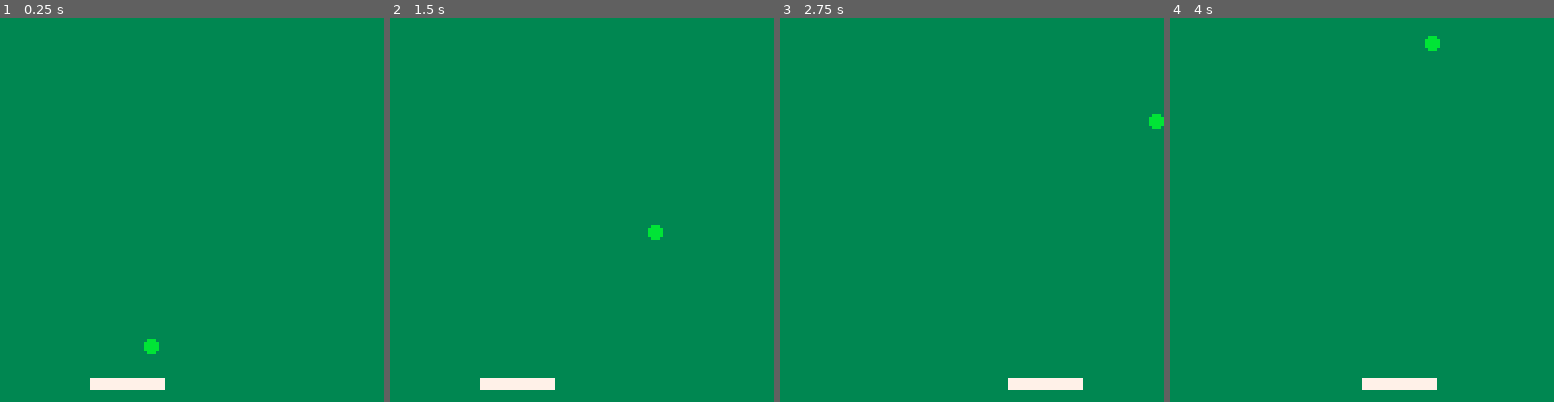
Above: before the commit, frames 1-4 (left to right).
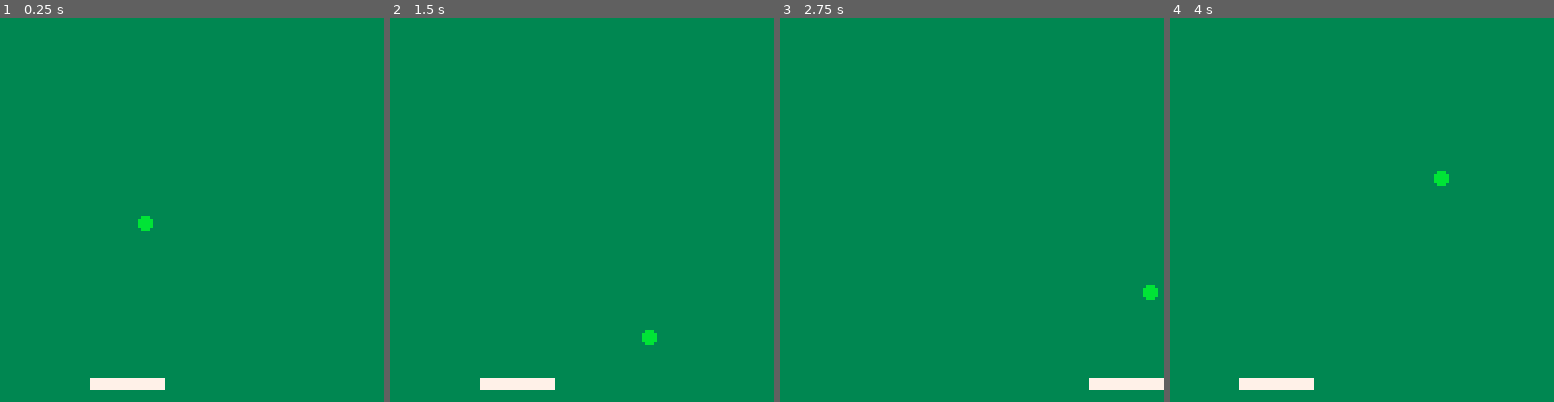
Above: after the commit, the same moments.

Repository: mattmuroya/pico-8
Game: PICO-8 cartridge carts/breakout/breakout.p8
The game is run twice, just before and just after one commit, with the same random seed, the same clock (stepped at 60 frames per second) and the same inputs.
Inputs:
- Up to frame 1 (0.25 s): no input
- Up to frame 2 (1.5 s): no input
- Up to frame 3 (2.75 s): hold Right 1.6-2.1 s; hold Right from 2.47 s (still down)
- Up to frame 4 (4 s): release Right at 3.03 s; hold Left 3.08-3.58 s

The runs differ from the first frame. In frame 1, 0.3% of the frame differs, in the area x 35-42%, y 51-88%; in frame 2, 0.3%; in frame 3, 1.5%, in the area x 59-100%, y 25-97%; in frame 4, 1.5%.

Commit message:
Implement basic collision detection

Diff:
--- /dev/null
+++ b/carts/_scratchpad/breakout_collision.p8
@@ -0,0 +1,79 @@
+pico-8 cartridge // http://www.pico-8.com
+version 41
+__lua__
+
+function _init()
+  cls()
+
+  box = {}
+  box.x = 32
+  box.y = 58
+  box.w = 64
+  box.h = 12
+
+  ball = {}
+  ball.x = 0
+  ball.y = 0
+  ball.dx = -3
+  ball.dy = 2
+end
+
+function _update()
+  if btn(0) then ball.x -= 1 end
+  if btn(1) then ball.x += 1 end
+  if btn(2) then ball.y -= 1 end
+  if btn(3) then ball.y += 1 end
+end
+
+function _draw()
+  cls(3)
+  rect(box.x, box.y, box.x + box.w, box.y + box.h)
+
+  local px, py = ball.x, ball.y
+  for i=1,64 do
+    pset(px, py)
+    px += ball.dx
+    py += ball.dy
+  end
+
+  print(deflect_x(ball, box) and "horizontal" or "vertical")
+  print(debug1)
+end
+
+function deflect_x(ball, box)
+  if ball.dx == 0 then return false end
+  if ball.dy == 0 then return true end
+
+  local slope = ball.dy / ball.dx
+  local dist_to_corner_x, dist_to_corner_y
+
+  if slope > 0 then
+    if ball.dx > 0 then
+      debug1 = "down right"
+      if ball.x >= box.x then return false end
+      dist_to_corner_x = box.x - ball.x
+      dist_to_corner_y = box.y - ball.y
+    else
+    debug1= "up left"
+      if ball.x <= box.x + box.w then return false end
+      dist_to_corner_x = (box.x + box.w) - ball.x
+      dist_to_corner_y = (box.y + box.h) - ball.y
+    end
+    slope_to_corner = dist_to_corner_y / dist_to_corner_x
+    return slope > slope_to_corner
+  else
+    if ball.dx > 0 then
+      debug1 = "up right"
+      if ball.x >= box.x then return false end
+      dist_to_corner_x = box.x - ball.x
+      dist_to_corner_y = (box.y + box.h) - ball.y
+    else
+      debug1="down left"
+      if ball.x <= box.x + box.w then return false end
+      dist_to_corner_x = (box.x + box.w) - ball.x
+      dist_to_corner_y = box.y - ball.y
+    end
+    slope_to_corner = dist_to_corner_y / dist_to_corner_x
+    return slope < slope_to_corner
+  end
+end
--- a/carts/breakout/breakout.p8
+++ b/carts/breakout/breakout.p8
@@ -18,38 +18,115 @@
 
   ball = {}
   ball.r = 2
-  ball.x = paddle.x + paddle.w / 2
-  ball.y = paddle.y - ball.r - 1
+  ball.x = 40
+  ball.y = 60
   ball.dx = 1
-  ball.dy = -1
+  ball.dy = 1
+  ball.c = 11
 end
 
 function _update()
-  paddle.dx = 0
+  -- dampen paddle speed
+  paddle.dx *= .5
 
-  if btn(0) then paddle.dx = -2 end
-  if btn(1) then paddle.dx = 2 end
+  -- get input and set paddle speed
+  if btn(0) then paddle.dx = -5 end
+  if btn(1) then paddle.dx = 5 end
 
-  if ball.x >= 127 - ball.r or ball.x <= ball.r then
+  -- move paddle
+  paddle.x += paddle.dx
+
+  -- reset paddle if out of bounds
+  if paddle.x < 0 then paddle.x = 0 end
+  if paddle.x + paddle.w > 127 then paddle.x = 127 - paddle.w end
+
+  -- move ball
+  ball.x += ball.dx
+  ball.y += ball.dy
+
+  -- collide ball with paddle
+  if collide(ball, paddle) then
+    -- to-do: reset position if overlapping paddle
+    if deflect_x(ball,paddle) then ball.dx = -ball.dx
+    else ball.dy = -ball.dy end
+    sfx(1)
+  end
+
+  -- collide ball with wall; reset position if out of bounds
+  if ball.x + ball.r > 127 then
+    ball.x = 127 - ball.r
     ball.dx = -ball.dx
     sfx(0)
   end
-
-  if ball.y >= 127 - ball.r or ball.y <= ball.r then
+  if ball.x - ball.r < 0 then
+    ball.x = ball.r
+    ball.dx = -ball.dx
+    sfx(0)
+  end
+  if ball.y + ball.r > 127 then
+    ball.y = 127 - ball.r
+    ball.dy = -ball.dy
+    sfx(0)
+  end
+  if ball.y -ball.r < 0 then
+    ball.y = ball.r
     ball.dy = -ball.dy
     sfx(0)
   end
 
-  paddle.x += paddle.dx
+  -- to-do: revisit alternate wall collision logic; necessary to reset position?
+  -- if ball.x >= 127 - ball.r or ball.x <= ball.r then ball.dx = -ball.dx sfx(0) end
+  -- if ball.y >= 127 - ball.r or ball.y <= ball.r then ball.dy = -ball.dy sfx(0) end
 
-  ball.x += ball.dx
-  ball.y += ball.dy
 end
 
 function _draw()
   cls(3)
   rectfill(paddle.x, paddle.y, paddle.x + paddle.w, paddle.y + paddle.h, 7)
-  circfill(ball.x, ball.y, ball.r, 11)
+  circfill(ball.x, ball.y, ball.r, ball.c)
+end
+
+function collide(ball, rect)
+  return not (
+    rect.y - ball.y > ball.r + 1
+      or ball.y - (rect.y + rect.h) > ball.r + 1
+      or rect.x - ball.x > ball.r + 1
+      or ball.x - (rect.x + rect.w) > ball.r + 1
+    )
+end
+
+function deflect_x(ball, rect)
+  if ball.dx == 0 then return false end
+  if ball.dy == 0 then return true end
+
+  local slope = ball.dy / ball.dx
+  local dist_to_corner_x, dist_to_corner_y
+
+  if slope > 0 then
+    if ball.dx > 0 then
+      if ball.x >= rect.x then return false end
+      dist_to_corner_x = rect.x - ball.x
+      dist_to_corner_y = rect.y - ball.y
+    else
+      if ball.x <= rect.x + rect.w then return false end
+      dist_to_corner_x = (rect.x + rect.w) - ball.x
+      dist_to_corner_y = (rect.y + rect.h) - ball.y
+    end
+    slope_to_corner = dist_to_corner_y / dist_to_corner_x
+    return slope > slope_to_corner
+  else
+    if ball.dx > 0 then
+      if ball.x >= rect.x then return false end
+      dist_to_corner_x = rect.x - ball.x
+      dist_to_corner_y = (rect.y + rect.h) - ball.y
+    else
+      if ball.x <= rect.x + rect.w then return false end
+      dist_to_corner_x = (rect.x + rect.w) - ball.x
+      dist_to_corner_y = rect.y - ball.y
+    end
+    slope_to_corner = dist_to_corner_y / dist_to_corner_x
+    return slope < slope_to_corner
+  end
 end
 
 __gfx__
Not shown, changed: the sound effects (__sfx__) section of carts/breakout/breakout.p8
Not shown, changed: .gitignore
